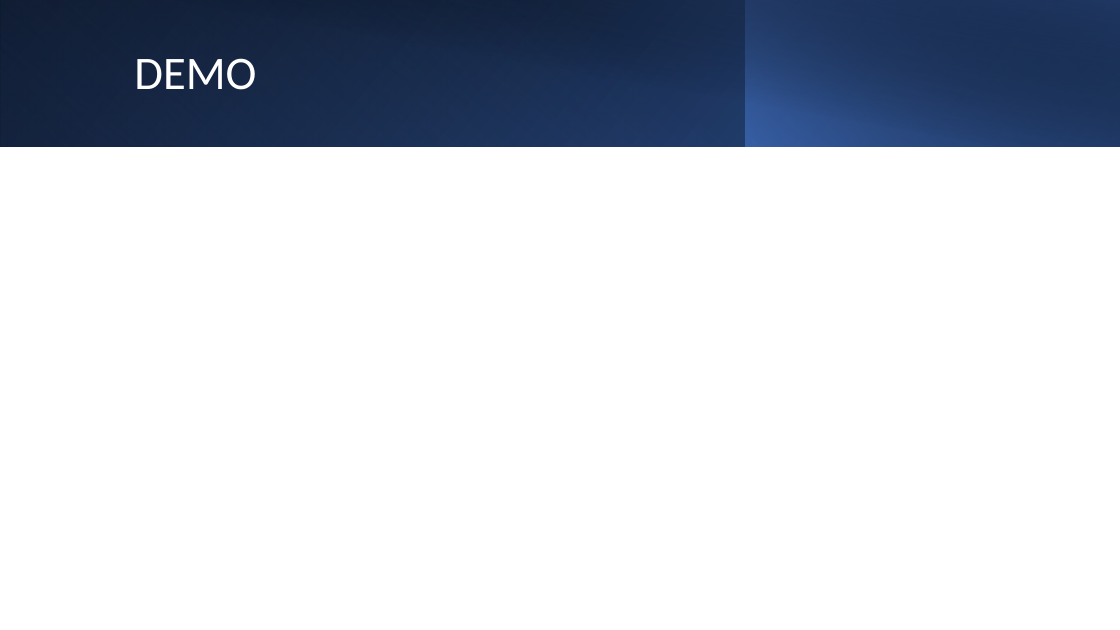
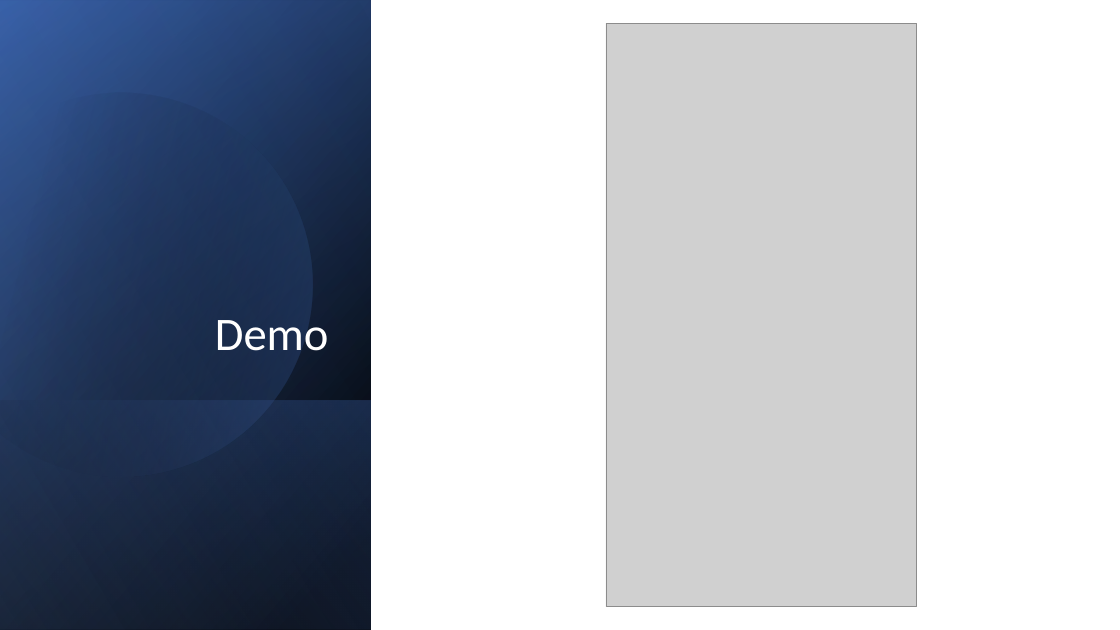
Before and after one commit to Alby-C/MA-IoT, a slide deck: slide 16 of BikeActivity.pptx. Drawn at 1120x630 pixels with LibreOffice and Linux fonts; fonts in the diff are those of the drawing; grey boxes stand for pictures. Boxes give left, top, right and bottom in pixels: in the first picture for what was removed or moved away, otherwise in the second. Text is boxed around its words. In the diff, an @@ line names an element or a change of style, - is before the commit and + after.

```diff
--- a/BikeActivity.pptx
+++ b/BikeActivity.pptx
@@ rectangle removed at (x1=0, y1=0, x2=1120, y2=146) @@
@@ rectangle removed at (x1=0, y1=0, x2=746, y2=146) @@
@@ rectangle added at (x1=0, y1=0, x2=1120, y2=630), fill #FFFFFF @@
@@ rectangle added at (x1=0, y1=0, x2=371, y2=630), fill gradient #000000 to #2F5597 @@
@@ rectangle added at (x1=0, y1=1, x2=371, y2=630), fill gradient #000000 to #4472C4 @@
@@ rectangle added at (x1=0, y1=0, x2=371, y2=629), fill gradient #000000 to #8FAADC @@
@@ rectangle removed at (x1=42, y1=0, x2=1120, y2=147) @@
@@ picture added at (x1=606, y1=23, x2=917, y2=607) @@
@@ rectangle removed at (x1=745, y1=0, x2=1120, y2=146) @@
@@ freeform shape added at (x1=0, y1=47, x2=359, y2=515), fill gradient #000000 to #4472C4 @@
@@ title "Demo" at (x1=215, y1=320, x2=329, y2=351): vertical alignment middle to bottom @@
@@ title at (x1=215, y1=320, x2=329, y2=351): text changed @@
-DEMO
+Demo
@@ rectangle added at (x1=0, y1=400, x2=371, y2=630), fill gradient #4472C4 to #000000 @@
```
Also in this commit, not shown: 1 other slide changed.
